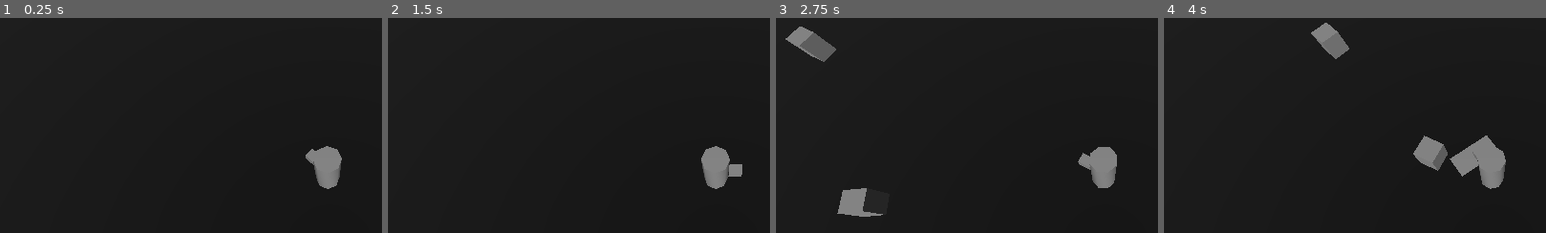
Above: before the commit, frames 1-4 (left to right).
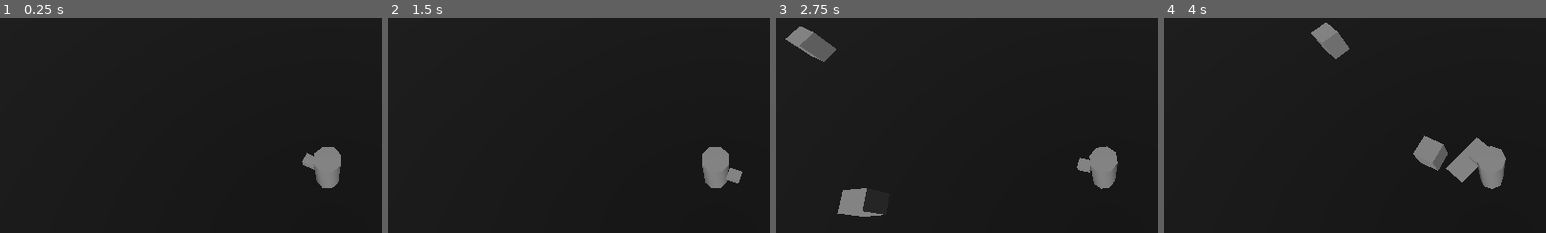
Above: after the commit, the same moments.

Repository: Grey-B/toy-defenders
Game: Godot game, scene res://src/core/main_game/main_game.tscn
Same seed, same stepped clock (60 frames per second), same inputs: the game is played once before the commit and once after it.
Inputs (mouse positions are % of the whole screen's width and height, from its top left):
- Up to frame 1 (0.25 s): no input
- Up to frame 2 (1.5 s): tap Enter at 0.5 s; move the mouse to (45, 70) at 0.52 s; hold W (move_up) from 0.53 s (still down); tap I at 0.6, 1.35 s; move the mouse to (80, 65) at 1.27 s
- Up to frame 3 (2.75 s): move the mouse to (20, 35) at 2.02 s; release W (move_up) at 2.03 s; hold A (move_left) from 2.03 s (still down); tap I at 2.1 s
- Up to frame 4 (4 s): move the mouse to (55, 50) at 2.77 s; tap I at 2.85, 3.6 s; move the mouse to (35, 25) at 3.52 s; release A (move_left) at 3.53 s; hold S (move_down) from 3.53 s (still down)
The pictures show only the part of the screen within x 7-57%, y 10-60%; the shares and areas given below are measured in that part.

The runs differ from the first frame. In frame 1, 0.2% of the frame differs, in the area x 79-90%, y 59-80%; in frame 2, 0.2%; in frame 3, 0.2%; in frame 4, 0.5%, in the area x 73-90%, y 54-80%.

Commit message:
Fixed attack aiming

Diff:
--- a/src/gameplay/player/player.gd
+++ b/src/gameplay/player/player.gd
@@ -49,9 +49,14 @@
 	# Make player look at mouse
 	var mouse_pos: Vector2 = get_viewport().get_mouse_position()
 	var ray_from := camera.project_ray_origin(mouse_pos)
-	var ray_to := ray_from + camera.project_ray_normal(mouse_pos) * RAYCAST_LENGTH
-	ray_to.y = collision_shape_3d.global_position.y
-	collision_shape_3d.look_at(ray_to, Vector3.UP, true)
+	var ray_dir := ray_from + camera.project_ray_normal(mouse_pos) * RAYCAST_LENGTH
+
+	var player_height = collision_shape_3d.global_position.y
+	var plane := Plane(Vector3.UP, player_height)
+	var intersection = plane.intersects_ray(ray_from, ray_dir)
+
+	if intersection != null:
+		collision_shape_3d.look_at(intersection, Vector3.UP, true)
 
 	# Make player move
 	var input_dir := Input.get_vector(
